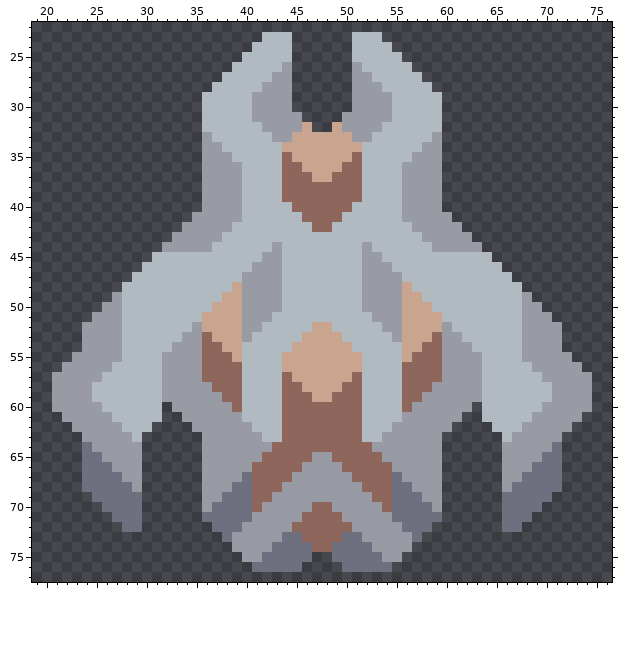
Two states of a sprite sheet, sprites/units/duotransporter/duotransporter.png. Above is the file before it was changed.
The file is 96x96 pixels. Shown: x 19..76, y 22..77.
The same view after the edit:
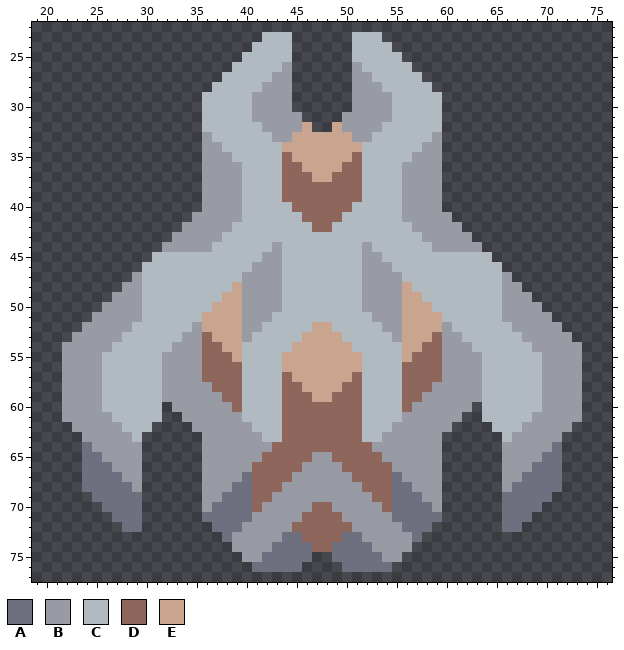
Palette (. is transparent): A #6e7080  B #989aa4  C #b0bac0  D #8f665b  E #c9a58f
The exact change:
y 47: x 29 C -> B; x 66 C -> B
y 48..51: x 28..29 CC -> BB; x 66..67 CC -> BB
y 52: x 28 C -> B; x 67 C -> B
y 53: x 23 . -> B; x 72 . -> B
y 54: x 22..23 .. -> BB; x 27 B -> C; x 68 B -> C; x 72..73 .. -> BB
y 55: x 22 . -> B; x 26..27 BB -> CC; x 68..69 BB -> CC; x 73 . -> B
y 56: x 26 B -> C; x 69 B -> C
y 57: x 21 B -> .; x 74 B -> .
y 58..59: x 21 B -> .; x 25 C -> B; x 70 C -> B; x 74 B -> .
y 60: x 21 B -> .; x 74 B -> .
